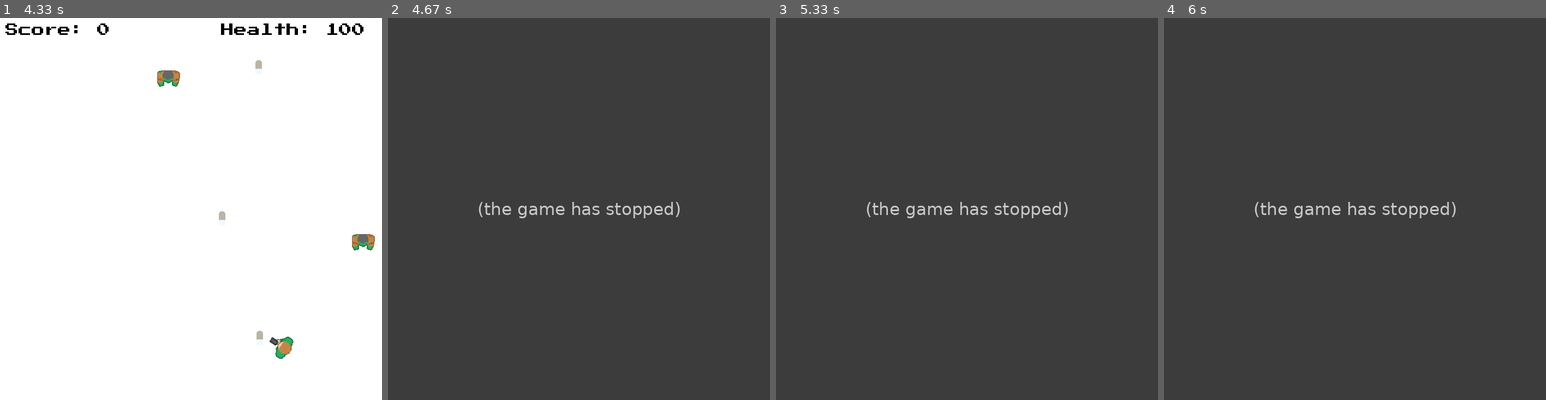
Above: before the commit, frames 1-4 (left to right).
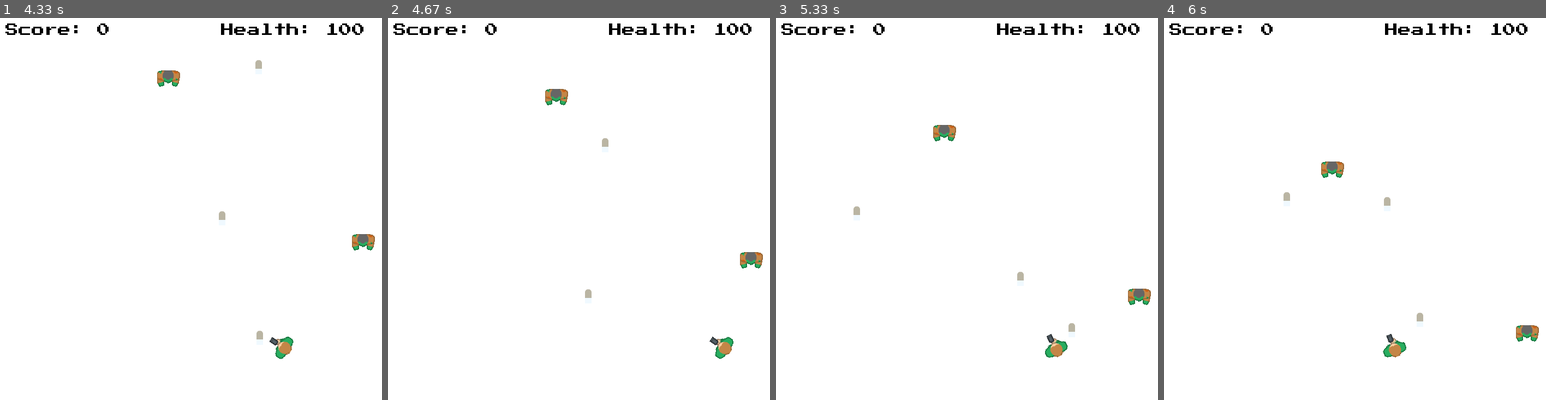
Above: after the commit, the same moments.

Repository: CodingDino/FifeCollege-pygame-shooter
Game: pygame game, started from Shooter.py
Two runs of this game, one before a commit and one after it. Both use one fixed random seed, a clock stepped at 60 frames per second and the inputs below.
Inputs (mouse positions are in pixels of both pictures, inside the frame that each line leads up to):
- Up to frame 1 (4.33 s): hold Right 0.33-0.8 s; move the mouse to (175, 224) at 0.37 s; hold Right 0.83-1.3 s; move the mouse to (313, 197) at 0.87 s; hold Left 1.33-1.87 s; move the mouse to (99, 212) at 1.37 s; hold Left 1.9-2.3 s; move the mouse to (72, 151) at 1.93 s; hold Right 2.33-2.97 s; move the mouse to (248, 75) at 2.37 s; tap Space at 3, 3.4, 3.7, 3.9, 4.2 s; hold Left 3.33-3.8 s; move the mouse to (198, 79) at 3.37 s; hold Right 3.83-4.3 s; move the mouse to (53, 197) at 3.87 s
- Up to frame 2 (4.67 s): hold Right from 4.33 s (still down); move the mouse to (582, 251) at 4.37 s; tap Space at 4.4 s
- Up to frame 3 (5.33 s): tap Space at 4.7, 4.9, 5.2 s; release Right at 4.8 s; hold Left from 4.83 s (still down); move the mouse to (955, 144) at 4.87 s
- Up to frame 4 (6 s): release Left at 5.37 s; hold Left 5.4-5.8 s; move the mouse to (1454, 270) at 5.43 s; tap Space at 5.47, 5.77, 5.9 s; hold Right from 5.83 s (still down); move the mouse to (1293, 82) at 5.87 s

Frame 1 is identical in both runs. In frame 2, 100% of the frame differs, in the area x 0-100%, y 0-100%; in frame 3, 100%; in frame 4, 100%.
Error before the commit: IndexError: list index out of range (Shooter.py line 164); the game stopped at 4.58 s (later frames are placeholders)

Commit message:
Sound effect and music example

Diff:
--- a/Shooter.py
+++ b/Shooter.py
@@ -92,6 +92,13 @@
 firingDir = (0,-1)
 playerAngle = 0
 
+# Set up sound effects
+fireSound = pygame.mixer.Sound("audio/fire.ogg")
+
+# Set up and play music
+pygame.mixer.music.load("audio/music.ogg")
+pygame.mixer.music.play(0)
+
 # --------------------------------------
 
 
@@ -157,6 +164,7 @@
         bulletPosList.append([newBulletX,newBulletY])
         bulletDirList.append(firingDir)
         timeSinceFire = 0
+        pygame.mixer.Sound.play(fireSound)
     # END if space pressed
 
     # Update for bullets
@@ -167,11 +175,6 @@
         # Move bullet in the correct direction
         bulletPos[0] += BULLETSPEED * frameSec * bulletDir[0]
         bulletPos[1] += BULLETSPEED * frameSec * bulletDir[1]
-
-        # If it's gone off screen, remove it from the list
-        if bulletPos[1] < -bulletImage.get_height():
-            bulletPosList.remove(bulletPos)
-        # END off screen if
 
         # Update bullet rect
         bulletRect.left = bulletPos[0]
@@ -228,6 +231,7 @@
             # Is the player dead?
             if health <= 0 :
                 playerAlive = False
+                pygame.mixer.music.stop()
             # END if statement for player death
 
             # Remove the enemy so it doesn't hit us twice
Not shown, added: audio/fire.ogg
Not shown, added: audio/music.ogg
